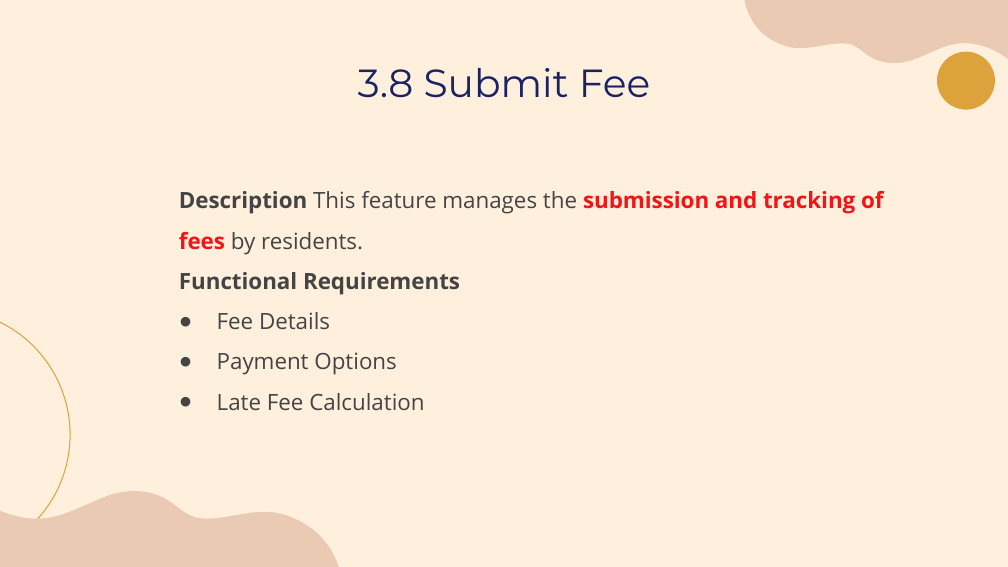
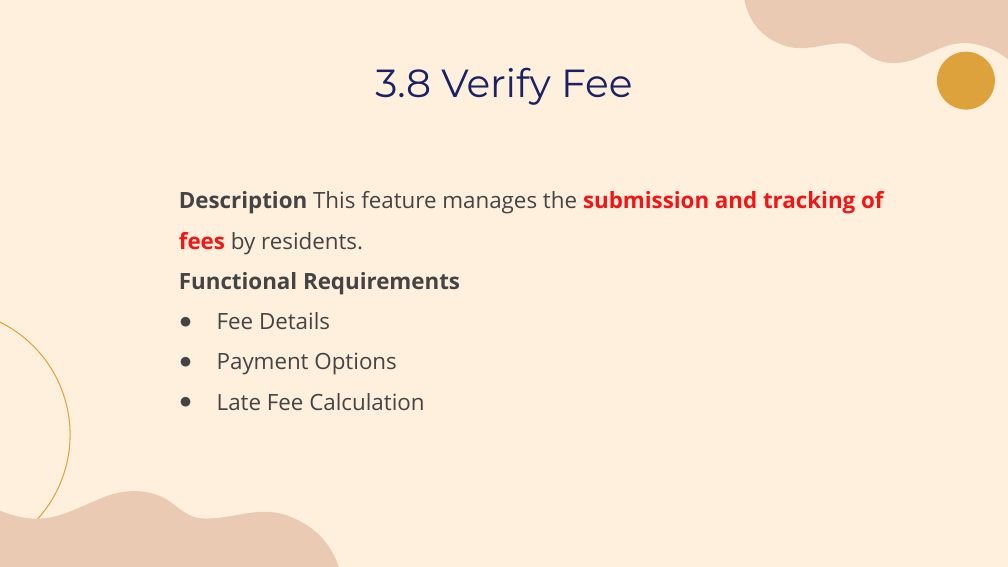
Before and after one commit to laibabintatahir/SRS-HMS, a slide deck: slide 22 of SRS_Presentation.pptx. Drawn at 1008x567 pixels with LibreOffice and Linux fonts; fonts in the diff are those of the drawing. Boxes give left, top, right and bottom in pixels: in the first picture for what was removed or moved away, otherwise in the second. Text is boxed around its words. In the diff, an @@ line names an element or a change of style, - is before the commit and + after.

```diff
--- a/SRS_Presentation.pptx
+++ b/SRS_Presentation.pptx
@@ title at (x1=375, y1=67, x2=632, y2=105): text changed @@
-3.8 Submit Fee
+3.8 Verify Fee
```
Also in this commit, not shown: 7 other slides changed, 1 other file.
